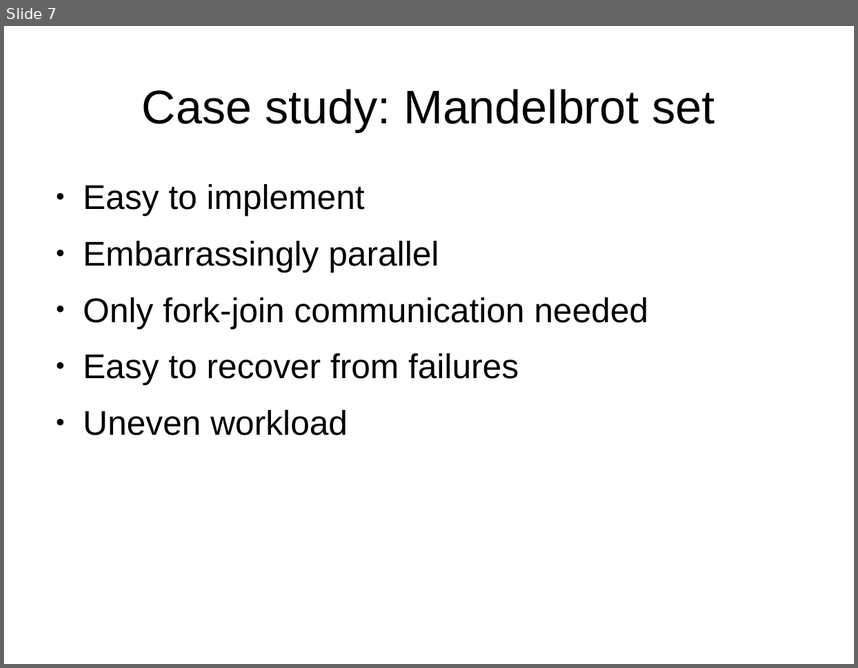
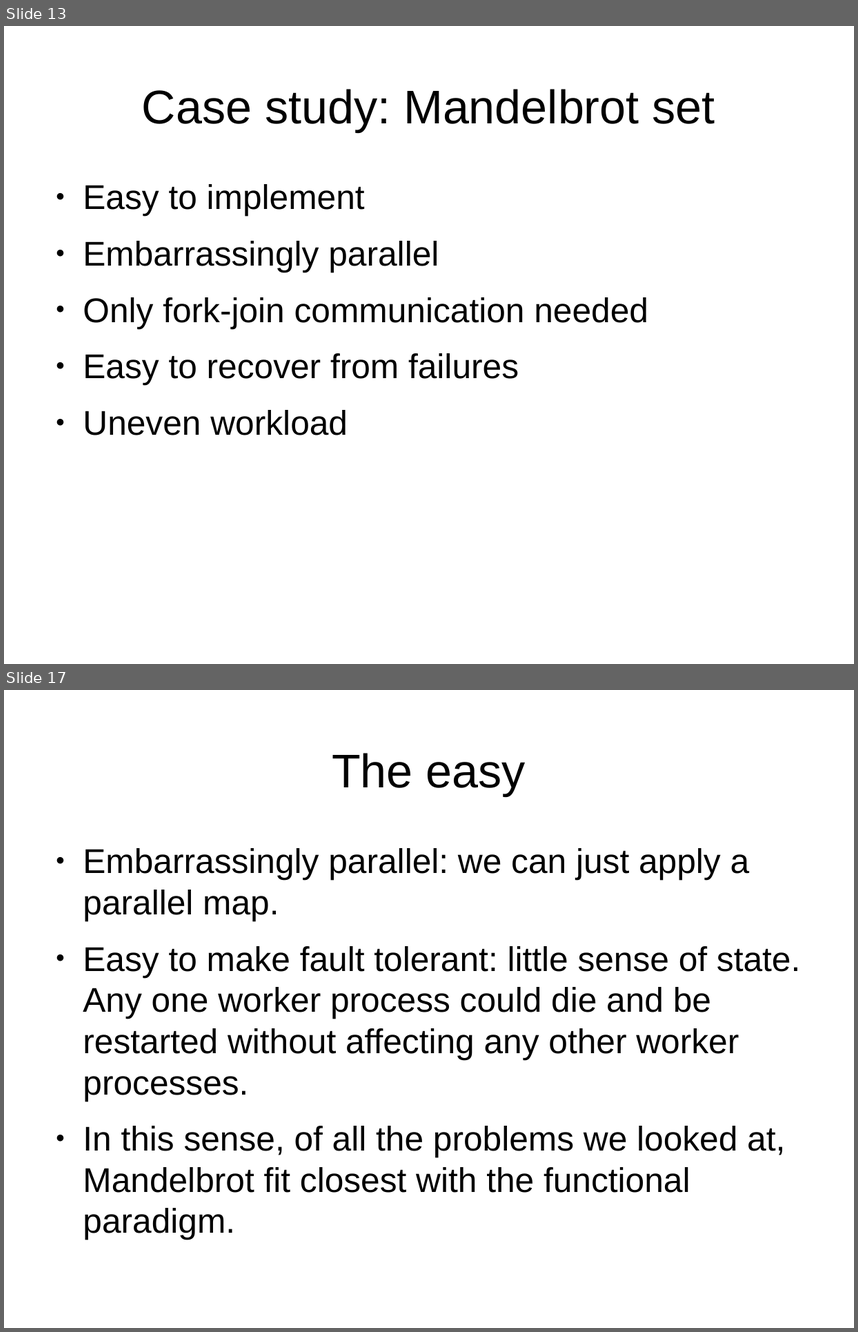
Before and after one commit to FractalDesigns/cowichan-1, a slide deck: miscellaneous/2010-12/slides.odp. Shown one above the other, each under a label of ours: slide 7 before the commit, slides 13 and 17 after it; the slides between them are not shown. The pictures are 858x668 and 858x1332 pixels, drawn with LibreOffice and Linux fonts; fonts in the diff are those of the drawing; background and template pictures are left out. Boxes give left, top, right and bottom in pixels: in the first picture for what was removed or moved away, otherwise in the second. Text is boxed around its words. In the diff, an @@ line names an element or a change of style, - is before the commit and + after.

```diff
--- a/miscellaneous/2010-12/slides.odp
+++ b/miscellaneous/2010-12/slides.odp
@@ slide 17 added at bbox=[4, 690, 854, 1328], background picture (left out) @@
@@ title added at bbox=[332, 753, 526, 796], 44 pt, text #000000 @@
+The easy
@@ text added at bbox=[83, 848, 800, 1239], 32 pt, text #000000 @@
+● Embarrassingly parallel: we can just apply a parallel map.
+● Easy to make fault tolerant: little sense of state. Any one worker process could die and be restarted without affecting any other worker processes.
+● In this sense, of all the problems we looked at, Mandelbrot fit closest with the functional paradigm.
@@ what was slide 7 is now slide 13 @@
```
Also in this commit, not shown: 3 slides changed, 18 other slides added, 4 slides removed, 1 other file.
